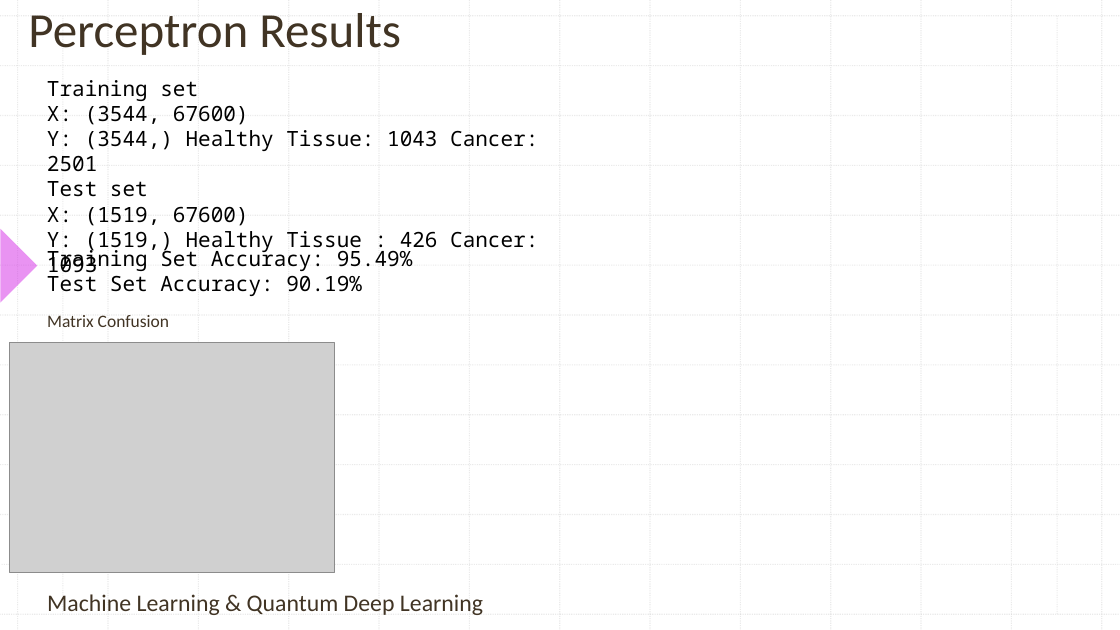
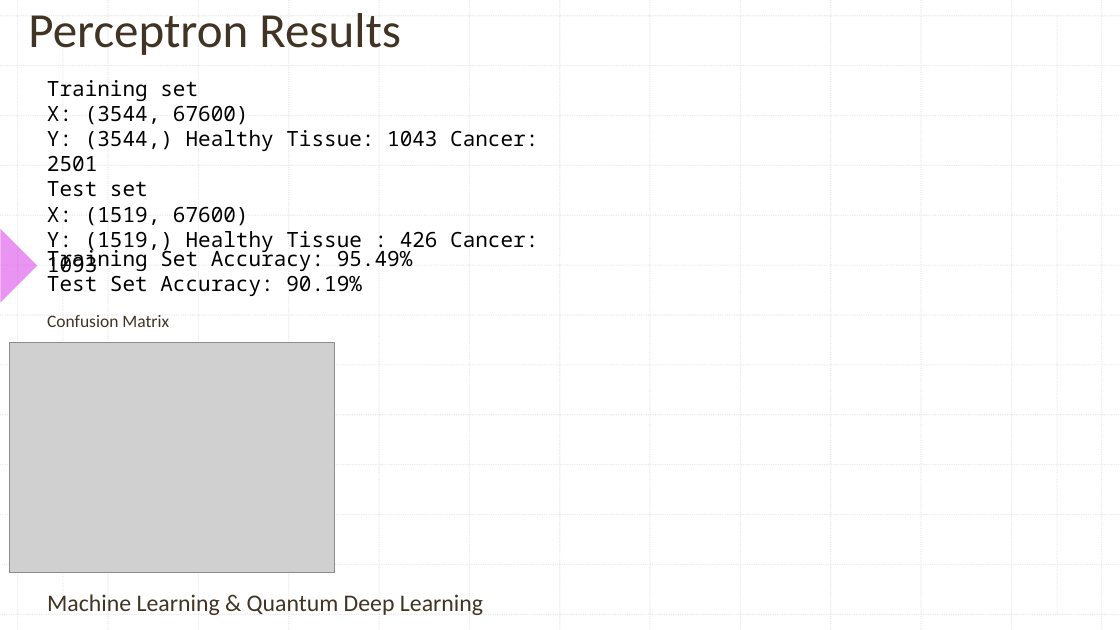
Before and after one commit to contepablod/QCNNCancerBinaryClassifier, a slide deck: slide 5 of QCNNCancerClassifier.pptx. Drawn at 1120x630 pixels with LibreOffice and Linux fonts; fonts in the diff are those of the drawing; grey boxes stand for pictures; background and template pictures are left out. Boxes give left, top, right and bottom in pixels: in the first picture for what was removed or moved away, otherwise in the second. Text is boxed around its words. In the diff, an @@ line names an element or a change of style, - is before the commit and + after.

```diff
--- a/QCNNCancerClassifier.pptx
+++ b/QCNNCancerClassifier.pptx
@@ text at [47,315,169,327]: text changed @@
-Matrix Confusion
+Confusion Matrix
```
Also in this commit, not shown: 4 other slides changed, 2 slides added.
